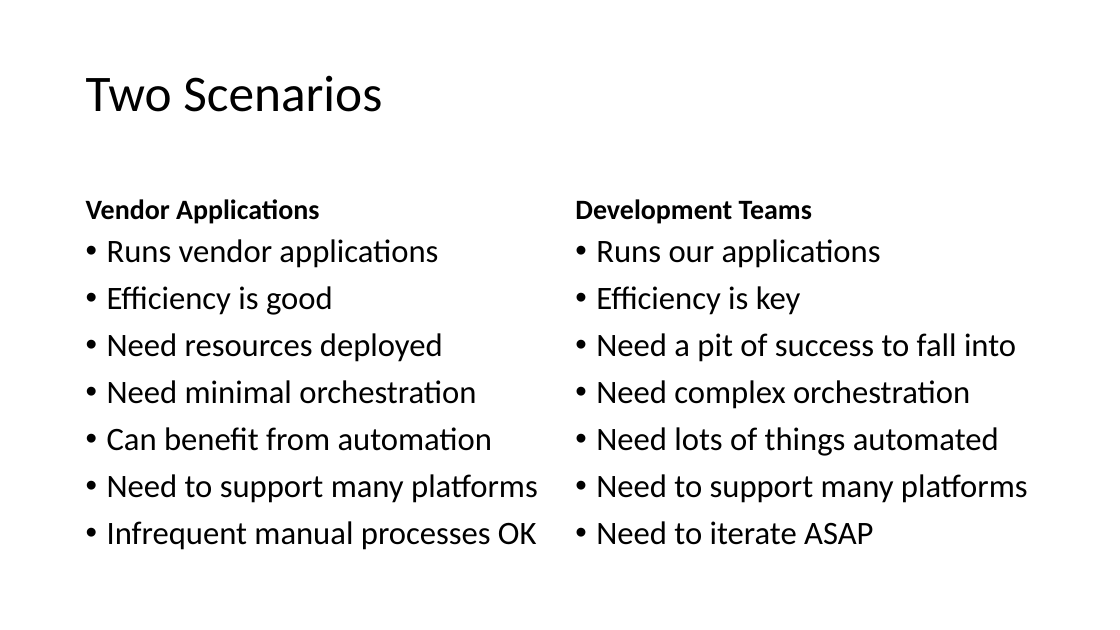
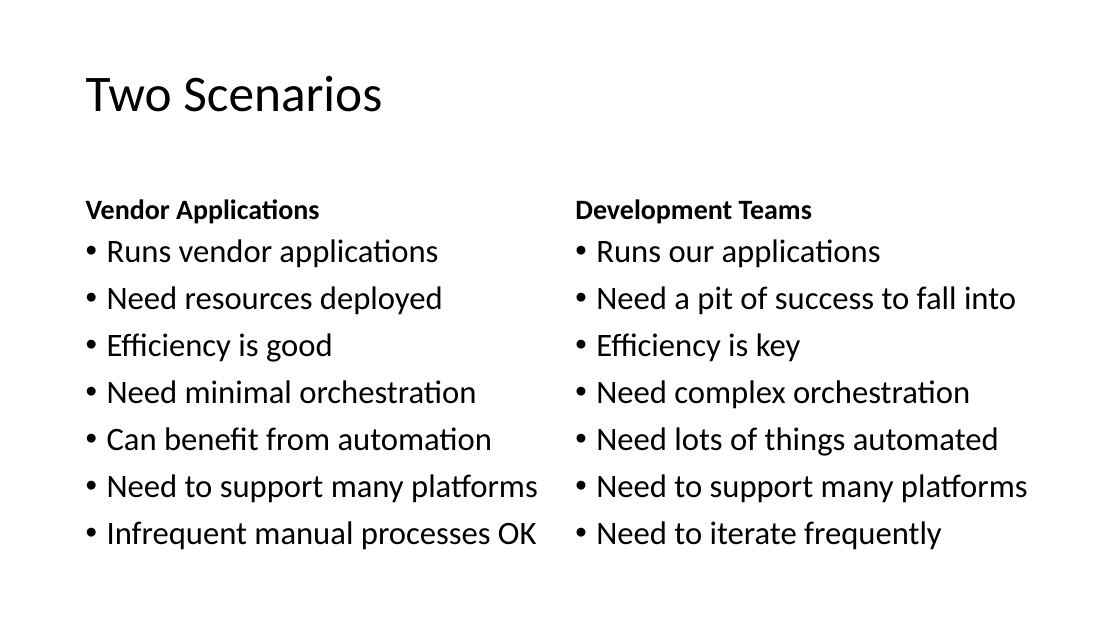
Before and after one commit to EnterpriseProductsLP/docker-straw-man, a slide deck: slide 15 of Docker Proofs of Concept.pptx. Drawn at 1120x630 pixels with LibreOffice and Linux fonts; fonts in the diff are those of the drawing. Boxes give left, top, right and bottom in pixels: in the first picture for what was removed or moved away, otherwise in the second. Text is boxed around its words. In the diff, an @@ line names an element or a change of style, - is before the commit and + after.

```diff
--- a/Docker Proofs of Concept.pptx
+++ b/Docker Proofs of Concept.pptx
@@ text at [107,286,443,315]: paragraph added @@
+• Need resources deployed
@@ text at [596,286,1016,315]: paragraph added @@
+• Need a pit of success to fall into
@@ text at [107,333,443,362]: paragraph removed @@
-• Need resources deployed
@@ text at [596,333,1016,362]: paragraph removed @@
-• Need a pit of success to fall into
@@ text at [596,521,942,550]: text changed @@
-• Need to iterate ASAP
+• Need to iterate frequently
```
Also in this commit, not shown: 8 other slides changed, 1 slide removed.
